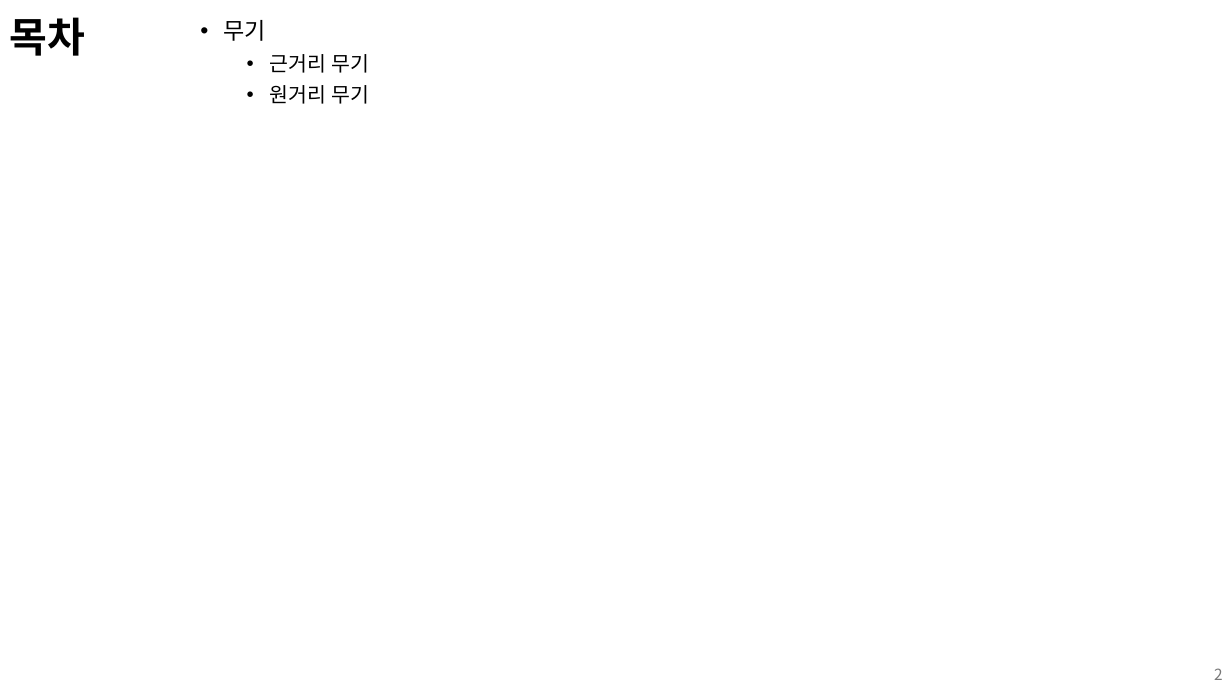
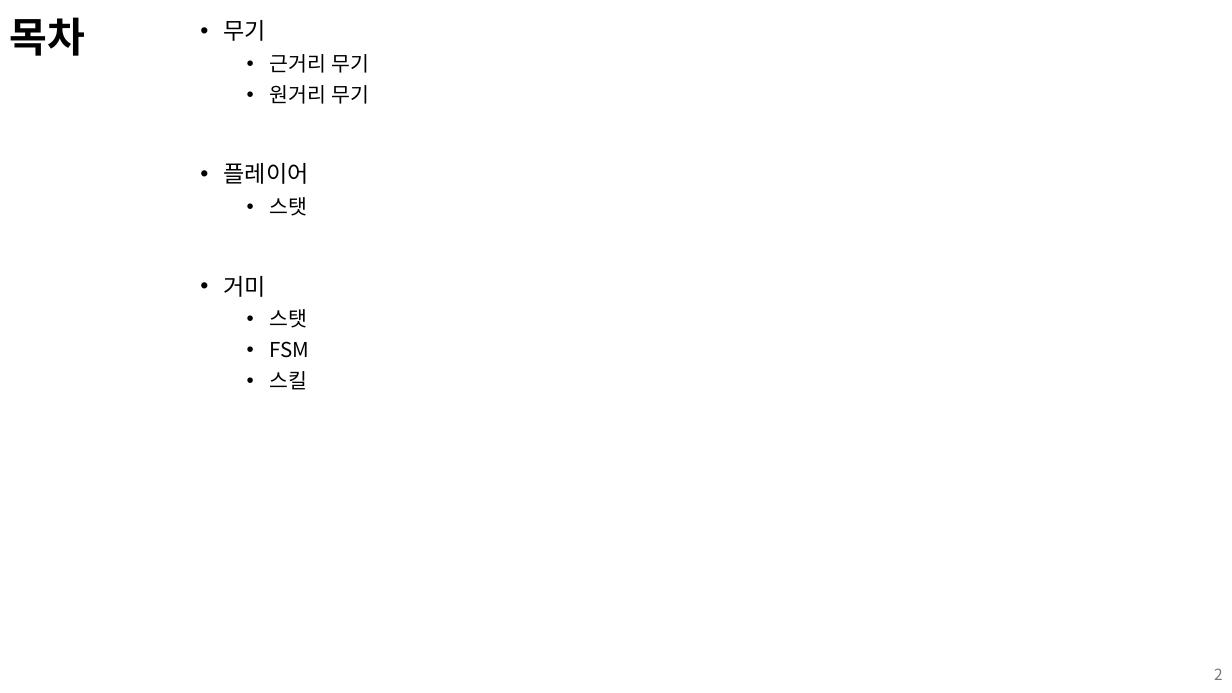
Before and after one commit to kimi5231/B1A2_project, a slide deck: slide 2 of 기획/전투 기획.pptx. Drawn at 1232x693 pixels with LibreOffice and Linux fonts; fonts in the diff are those of the drawing. Boxes give left, top, right and bottom in pixels: in the first picture for what was removed or moved away, otherwise in the second. Text is boxed around its words. In the diff, an @@ line names an element or a change of style, - is before the commit and + after.

Commit message:
전투 기획 내용 추가
- HP, 이동/공격 속도, 공격력, 스킬 내용 및 수치 포함.
- 몬스터_거미 FSM 수정하여 추가

```diff
--- a/기획/전투 기획.pptx
+++ b/기획/전투 기획.pptx
@@ text at [224, 163, 310, 390]: paragraphs added @@
+• 플레이어
+  • 스탯
+• 거미
+  • 스탯
+  • FSM
+  • 스킬
```
Also in this commit, not shown: 5 other slides changed, 4 slides added, 1 other file.
